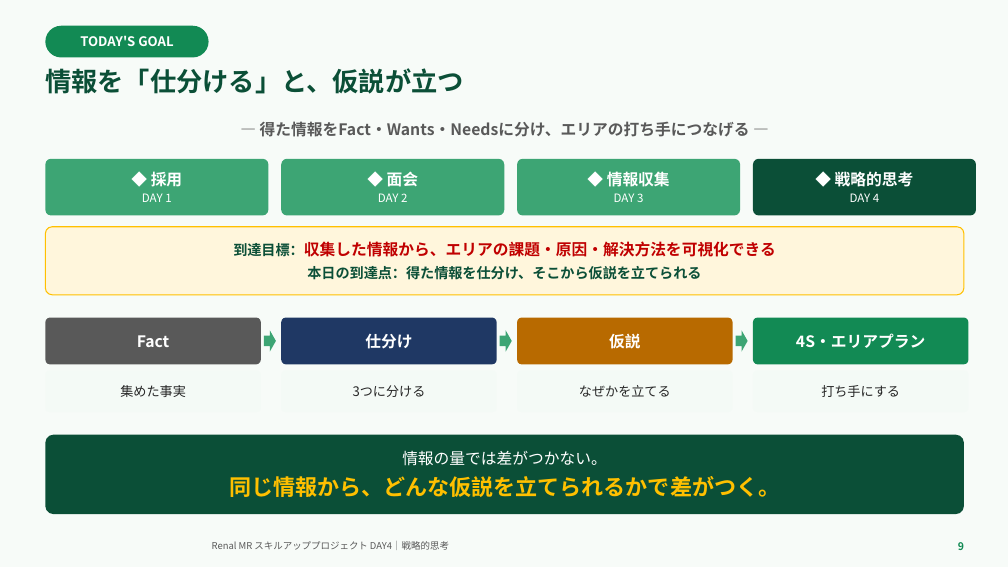
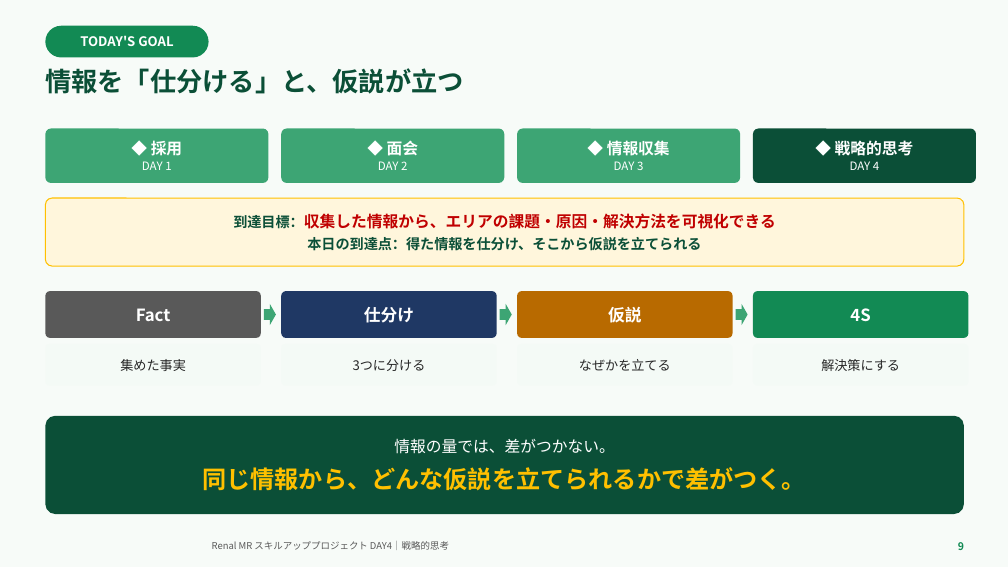
Before and after one commit to TAKUYA-1187/Claude, a slide deck: slide 9 of novartis_training/DAY4_ちょっと分かるだけで世界が変わる.pptx. Drawn at 1008x567 pixels with LibreOffice and Linux fonts; fonts in the diff are those of the drawing; background and template pictures are left out. Boxes give left, top, right and bottom in pixels: in the first picture for what was removed or moved away, otherwise in the second. Text is boxed around its words. In the diff, an @@ line names an element or a change of style, - is before the commit and + after.

```diff
--- a/novartis_training/DAY4_ちょっと分かるだけで世界が変わる.pptx
+++ b/novartis_training/DAY4_ちょっと分かるだけで世界が変わる.pptx
@@ text removed at (x1=260, y1=121, x2=750, y2=137) @@
-― 得た情報をFact・Wants・Needsに分け、エリアの打ち手につなげる ―
@@ 5 rounded rectangles moved together from (x1=45, y1=159, x2=976, y2=295) to (x1=45, y1=129, x2=976, y2=266) @@
@@ size 15 to 16 pt in 3 elements at (x1=45, y1=291, x2=261, y2=338), (x1=281, y1=291, x2=497, y2=338), (x1=517, y1=291, x2=733, y2=338) @@
@@ rounded rectangle added at (x1=753, y1=291, x2=969, y2=338), fill #128A54, 16 pt, text #FFFFFF, bold @@
+4S
@@ 3 rounded rectangles, 3 texts, 3 right arrows moved together from (x1=45, y1=318, x2=748, y2=397) to (x1=45, y1=291, x2=748, y2=371) @@
@@ rounded rectangle removed at (x1=753, y1=318, x2=969, y2=364) @@
-4S・エリアプラン
@@ text at (x1=821, y1=359, x2=900, y2=371): text changed @@
-打ち手にする
+解決策にする
@@ rounded rectangle "情報の量では、差がつかない。" resized from (x1=45, y1=435, x2=964, y2=514) to (x1=45, y1=416, x2=964, y2=514) @@
@@ text in rounded rectangle at (x1=394, y1=439, x2=614, y2=454): text changed @@
-情報の量では差がつかない。
+情報の量では、差がつかない。
@@ text in rounded rectangle at (x1=202, y1=467, x2=806, y2=491): size 21 to 23 pt in "同じ情報から、どんな仮説を立てられるかで差がつく。" @@
```
Also in this commit, not shown: 21 other slides changed, 6 slides removed, 2 other files.
